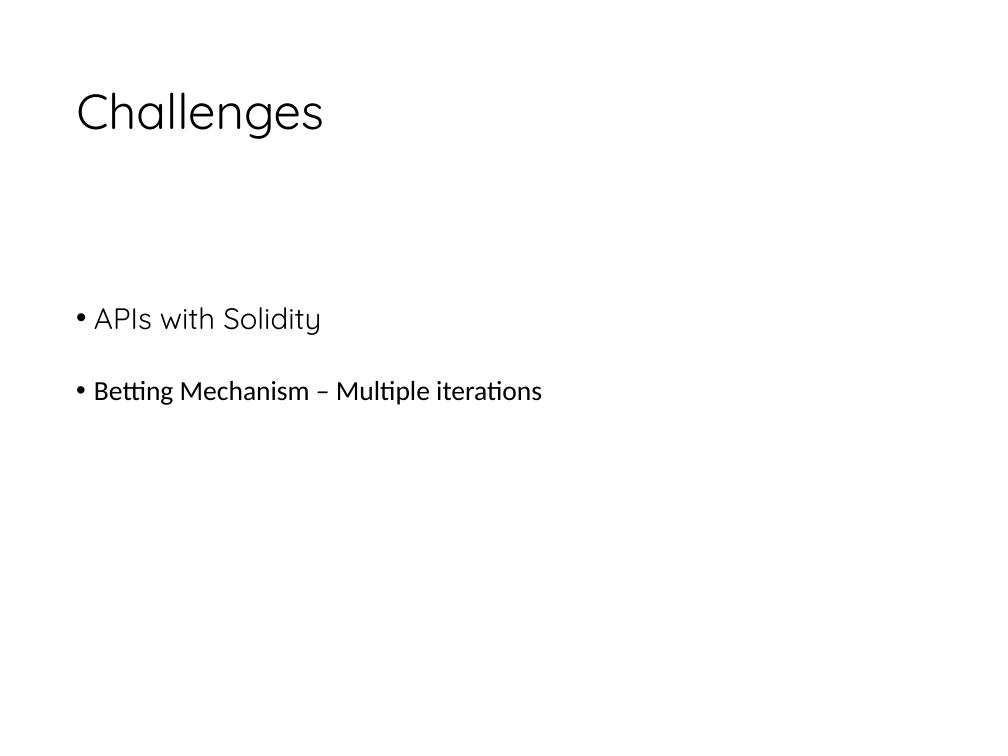
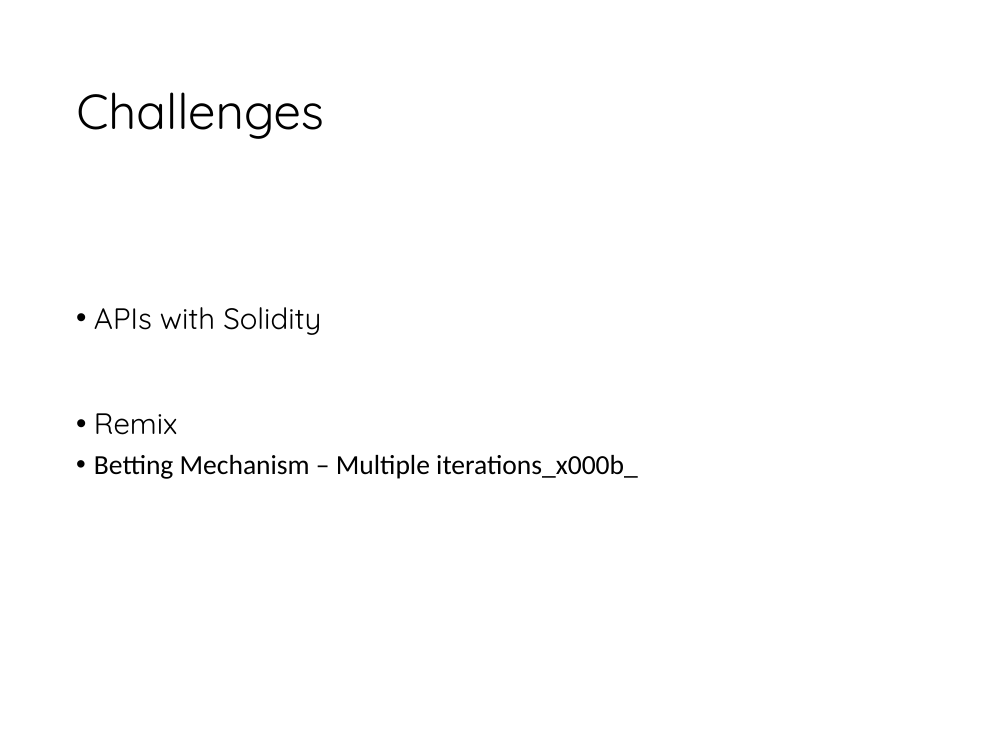
Before and after one commit to EmilianoAmador/Crypto-Gamble_Edition_REKT, a slide deck: slide 3 of BetSmart Presentation.ppt. Drawn at 1008x756 pixels with LibreOffice and Linux fonts; fonts in the diff are those of the drawing; background and template pictures are left out. Boxes give left, top, right and bottom in pixels: in the first picture for what was removed or moved away, otherwise in the second. Text is boxed around its words. In the diff, an @@ line names an element or a change of style, - is before the commit and + after.

```diff
--- a/BetSmart Presentation.ppt
+++ b/BetSmart Presentation.ppt
@@ text at bbox=[94, 413, 638, 479]: text changed @@
-• Betting Mechanism – Multiple iterations
+• Remix
+• Betting Mechanism – Multiple iterations_x000b_
```
Also in this commit, not shown: 1 slide removed.
